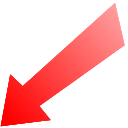
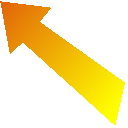
Revision of a layered 128x128 image; what changed, layer by layer:
hid "背景副本" over [0, 3, 125, 127]
added layer "背景副本 #4" above "背景" over [0, 1, 125, 125]
